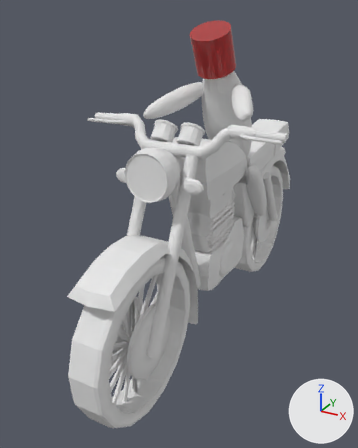
Renders of the OBJ model Resources/bikenemy2/bikenemy2.obj from each side of a commit.
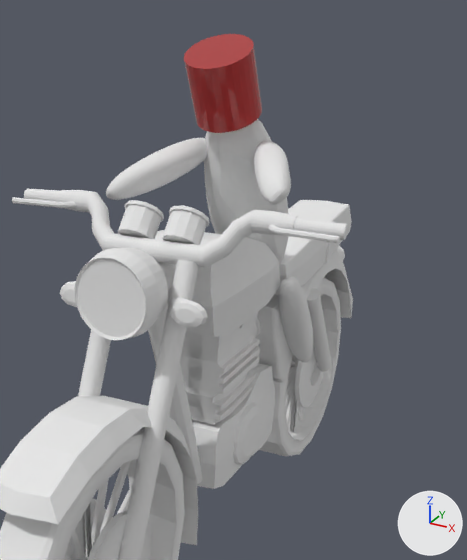
Old and new are each drawn whole from a 50 mm lens placed at (3.28, -6.01, 4.48), pointed at (-0.27, 0.46, 1.25) and again close up on the part from 22% to 100% of the width and 0% to 74% of the height. Arrows for +X, +Y and +Z are at lower right; the lights stay in place. Where no turn or scale is listed for an object, it has been applied to the vertices. Vertices at the same position are counted once.

Before the edit, the objects in view are built like this:
```python
mat_none = principled_material('None')
mat_none.texture = img_enemy_png
mat_none.roughness = 0.0
me_engine_4_cylinder_001 = bpy.data.meshes.new('Engine_4_Cylinder.001')
me_engine_4_cylinder_001.from_pydata(...)  # 112 vertices, 216 faces; spans x -0.22..0.435, y 0.62..1.379, z 0.198..0.866
me_engine_4_cylinder_001.materials.append(mat_engine_001)  # white #e7e7e7
me_円柱_円柱_001 = bpy.data.meshes.new('円柱_円柱.001')
me_円柱_円柱_001.from_pydata(...)  # 64 vertices, 124 faces; spans x -0.202..0.38, y 0.432..1.216, z 3.516..4.294
me_円柱_円柱_001.materials.append(mat_none)  # picture img_enemy_png
me_立方体_001_立方体_009 = bpy.data.meshes.new('立方体.001_立方体.009')
me_立方体_001_立方体_009.from_pydata(...)  # 578 vertices, 1152 faces; spans x 0.383..0.673, y 1.439..2.192, z 0.953..2.08
me_立方体_001_立方体_009.materials.append(mat_none_002)  # white #e7e7e7
ob_engine_4_cylinder_001 = bpy.data.objects.new('Engine_4_Cylinder.001', me_engine_4_cylinder_001)
ob_engine_4_cylinder_001.location = (0.0, 0.0, 0.0)
ob_円柱_円柱_001 = bpy.data.objects.new('円柱_円柱.001', me_円柱_円柱_001)
ob_円柱_円柱_001.location = (0.0, 0.0, 0.0)
ob_立方体_001_立方体_009 = bpy.data.objects.new('立方体.001_立方体.009', me_立方体_001_立方体_009)
ob_立方体_001_立方体_009.location = (0.0, 0.0, 0.0)
# also in view: 'Front_water_Cube.001' at (0.14, -1.31, 0.87); 'rea_bumper_right_Cylinder.001' at (0.4, 2.99, 0.99); 'Steering_Cylinder.001' at (0.14, -0.33, 2.89); 'Main_shaft_Cylinder.001' at (0.12, -0.1, 1.41); 'Engine_3_Cube.001' at (0.1, 1.98, 1.23)
```
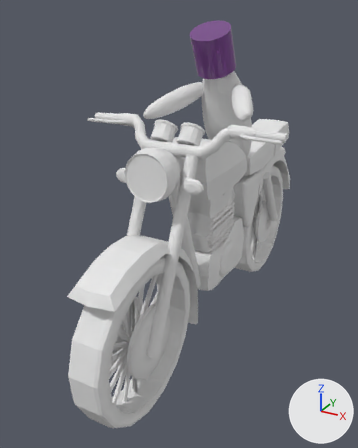
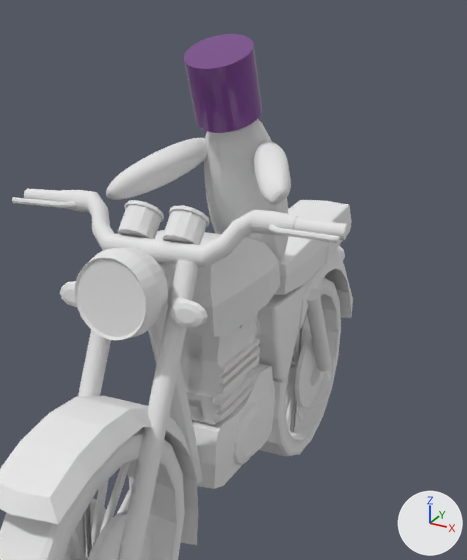
Patch to the scene script:
```diff
--- a/Resources/bikenemy2/bikenemy2.obj.py
+++ b/Resources/bikenemy2/bikenemy2.obj.py
@@ img_e2_png @@
+img_e2_png = load_image('e2.png', 'e2.png', 1024, 1024, 'sRGB')
@@ mat_none @@
 mat_none = principled_material('None')
-mat_none.texture = img_enemy_png
+mat_none.texture = img_e2_png
 mat_none.roughness = 0.0
@@ me_円柱_円柱_001 @@
 me_円柱_円柱_001.from_pydata(...)  # 64 vertices, 124 faces; spans x -0.202..0.38, y 0.432..1.216, z 3.516..4.294
 # used by ob_円柱_円柱_001; location = (0.0, 0.0, 0.0)
+# me_円柱_円柱_001 part 1: texture (UV) coordinates of 124 of 124 faces, centred in x -0.201..0.378, y 0.44..1.212, z 3.518..4.29, changed; they spanned u 0.0..1.0, v 0.01..1.0 and now span u 0.64..0.77, v 0.71..0.84
 me_円柱_円柱_001.materials.append(mat_none)
@@ ob_立方体_001_立方体_009 @@
-ob_立方体_001_立方体_009 = bpy.data.objects.new('立方体.001_立方体.009', me_立方体_001_立方体_009)
-ob_立方体_001_立方体_009.location = (0.0, 0.0, 0.0)
```

Where the change shows, as pixel boxes (x1, y1, x2, y2) in the close-ups (467 x 560 px):
'円柱_円柱.001', surface changed (brown to purple): (184, 34, 262, 133) in both
'立方体.001_立方体.009', deleted: before (279, 277, 313, 362)
